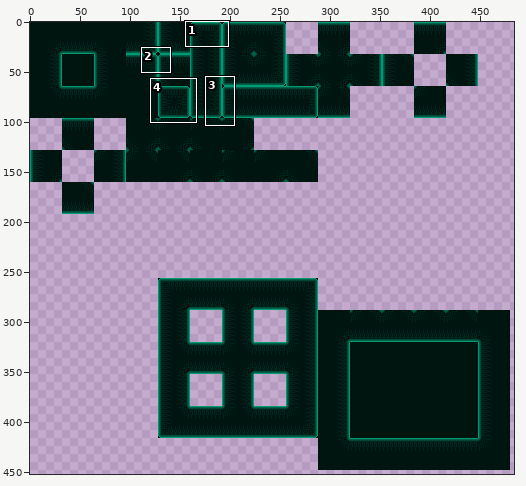
Pixel-art file: asset_sources/tileset.aseprite. Above: a wide view before the commit, with the close-up outlined.
Close-up. Before the edit:
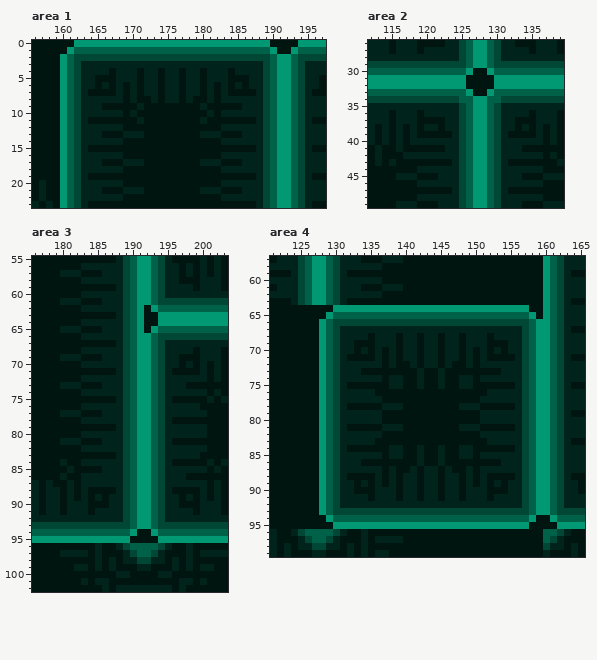
512x512 pixels, 1 frame. Shown: area 1: x 156..197, y 0..23; area 2: x 112..139, y 26..49; area 3: x 176..203, y 55..102; area 4: x 121..165, y 57..99. The wide view leaves out empty margins. The commit also changed other parts of the picture, which this record leaves out.
And afterwards:
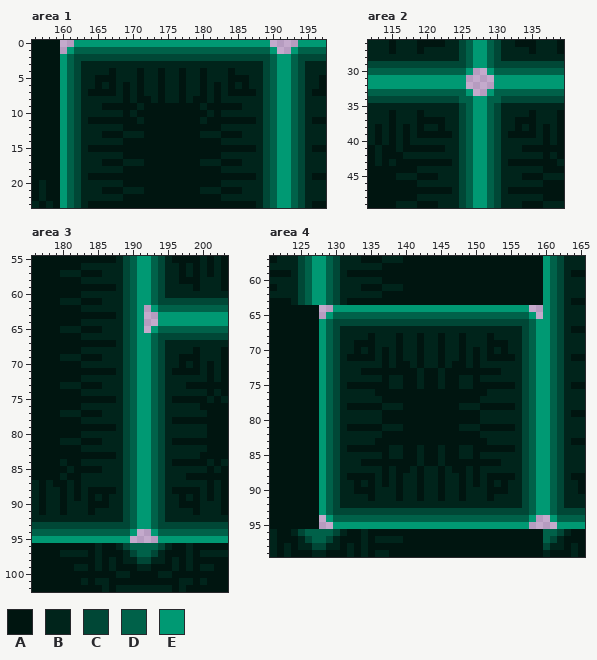
Palette (. is transparent): A #001510  B #00241b  C #004736  D #006149  E #009973
From old to new:
Area 1, layer "Tilemap 2":
y 0: x 160..161 AA -> ..; x 190..193 AAAA -> ....
y 1: x 160 A -> .; x 191..192 AA -> ..
Area 2, layer "Tilemap 2":
y 30: x 127..128 AA -> ..
y 31..32: x 126..129 AAAA -> ....
y 33: x 127..128 AA -> ..
Area 3, layer "Tilemap 2":
y 62: x 192 A -> .
y 63..64: x 192..193 AA -> ..
y 65: x 192 A -> .
y 94: x 191..192 AA -> ..
y 95: x 190..193 AAAA -> ....
Area 4, layer "Tilemap 2":
y 64: x 128..129 AA -> ..; x 158..159 AA -> ..
y 65: x 128 A -> .; x 159 A -> .
y 94: x 128 A -> .; x 159..160 AA -> ..
y 95: x 128..129 AA -> ..; x 158..161 AAAA -> ....
